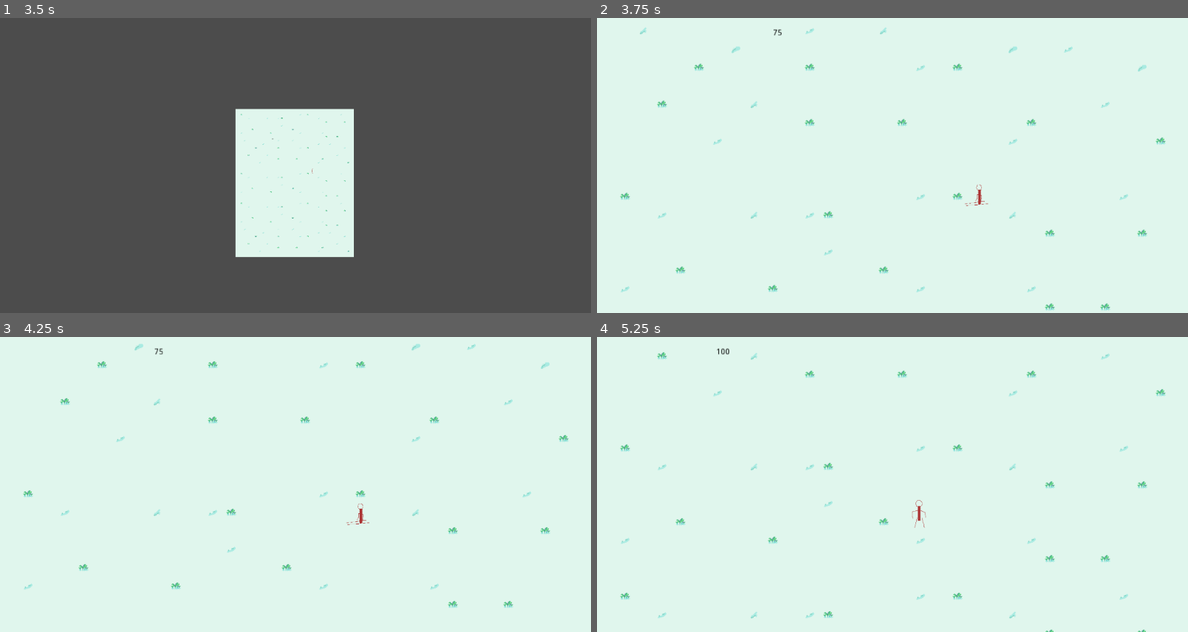
Above: before the commit, frames 1-4 (two rows, left to right).
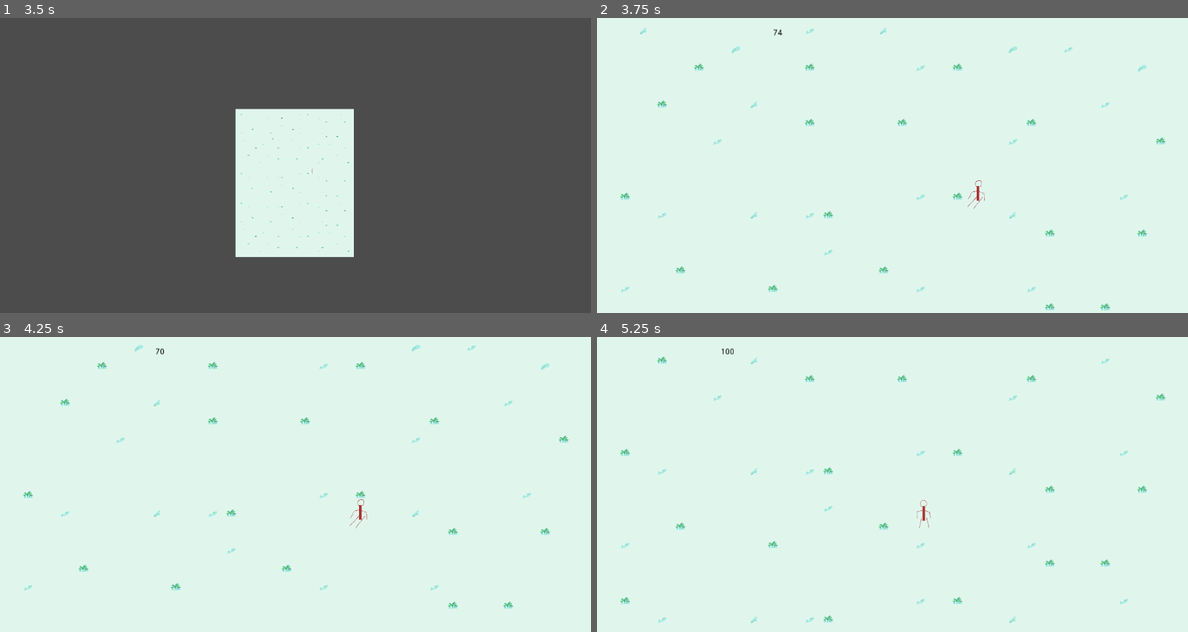
Above: after the commit, the same moments.

Repository: roycocup/ski
Game: Godot game, scene res://Scenes/World.tscn
Two runs of this game, one before a commit and one after it. Both use one fixed random seed, a clock stepped at 60 frames per second and the inputs below.
Inputs:
- Up to frame 1 (3.5 s): hold Right (ui_right) 0.53-1.28 s; hold 1 0.53-1.28 s; hold Down 1.28-2.03 s; tap 2 at 1.35, 2.85 s; tap Enter at 2 s; hold 1 2.03-2.78 s; hold Right (ui_right) from 2.03 s (still down)
- Up to frame 2 (3.75 s): tap Space at 3.5 s; release Right (ui_right) at 3.53 s; hold Left (ui_left) from 3.53 s (still down); hold 1 from 3.53 s (still down)
- Up to frame 3 (4.25 s): keep holding Left (ui_left); keep holding 1
- Up to frame 4 (5.25 s): release 1 at 4.28 s; tap 2 at 4.35 s; tap Enter at 5 s; release Left (ui_left) at 5.03 s; hold Down from 5.03 s (still down); hold 1 from 5.03 s (still down)

Frame 1 is identical in both runs. In frame 2, 0.1% of the frame differs, in the area x 30-67%, y 3-65%; in frame 3, 0.9%; in frame 4, 1.6%, in the area x 3-97%, y 3-100%.

Commit message:
more

Diff:
--- a/Scenes/Background.tscn
+++ b/Scenes/Background.tscn
@@ -2,9 +2,7 @@
 
 [ext_resource path="res://Assets/Tileset.tres" type="TileSet" id=1]
 
-[node name="Background" type="Node2D"]
-
-_sections_unfolded = [ "Visibility" ]
+[node name="Background" type="Node2D" index="0"]
 
 [node name="Snow" type="TileMap" parent="." index="0"]
 
@@ -25,4 +23,3 @@
 occluder_light_mask = 1
 format = 1
 tile_data = PoolIntArray( 0, 7, 0, 1, 7, 0, 2, 7, 0, 3, 7, 0, 4, 7, 0, 5, 7, 0, 6, 7, 0, 7, 7, 0, 8, 7, 0, 9, 7, 0, 10, …(6913 unchanged characters)…
-_sections_unfolded = [ "Cell" ]
--- a/Scenes/Player.tscn
+++ b/Scenes/Player.tscn
@@ -9,7 +9,7 @@
 custom_solver_bias = 0.0
 extents = Vector2( 15.2351, 25.8816 )
 
-[node name="Player" type="RigidBody2D" index="0"]
+[node name="Player" type="RigidBody2D"]
 
 scale = Vector2( 0.5, 0.5 )
 input_pickable = false
--- /dev/null
+++ b/Scenes/Rock.tscn
@@ -0,0 +1,37 @@
+[gd_scene load_steps=3 format=2]
+
+[ext_resource path="res://Assets/Edited/snowPatch6.png" type="Texture" id=1]
+
+[sub_resource type="RectangleShape2D" id=1]
+
+custom_solver_bias = 0.0
+extents = Vector2( 16.183, 16.2007 )
+
+[node name="Rock" type="RigidBody2D"]
+
+input_pickable = false
+collision_layer = 1
+collision_mask = 1
+mode = 0
+mass = 1.0
+friction = 1.0
+bounce = 0.0
+gravity_scale = 1.0
+custom_integrator = false
+continuous_cd = 0
+contacts_reported = 0
+contact_monitor = false
+sleeping = false
+can_sleep = true
+linear_velocity = Vector2( 0, 0 )
+linear_damp = -1.0
+angular_velocity = 0.0
+angular_damp = -1.0
+
+[node name="Sprite" type="Sprite" parent="." index="0"]
+
+texture = ExtResource( 1 )
+
+[node name="CollisionShape2D" type="CollisionShape2D" parent="." index="1"]
+
+shape = SubResource( 1 )
--- a/Scenes/SeeAllCamera.gd
+++ /dev/null
@@ -1,3 +0,0 @@
-extends Camera2D
-
-func _process(delta): pass
--- a/Scenes/World.tscn
+++ b/Scenes/World.tscn
@@ -1,14 +1,23 @@
-[gd_scene load_steps=5 format=2]
+[gd_scene load_steps=6 format=2]
 
 [ext_resource path="res://Scripts/World.gd" type="Script" id=1]
 [ext_resource path="res://Scenes/Background.tscn" type="PackedScene" id=2]
-[ext_resource path="res://Scenes/SeeAllCamera.gd" type="Script" id=3]
+[ext_resource path="res://Scenes/Rock.tscn" type="PackedScene" id=3]
 [ext_resource path="res://Scenes/Player.tscn" type="PackedScene" id=4]
+
+[sub_resource type="GDScript" id=1]
+
+script/source = "extends Camera2D
+
+func _process(delta): pass
+
+"
 
 [node name="World" type="Node2D"]
 
 script = ExtResource( 1 )
 background = ExtResource( 2 )
+rock = ExtResource( 3 )
 
 [node name="SeeAllCamera" type="Camera2D" parent="." index="0"]
 
@@ -35,11 +44,13 @@
 editor_draw_screen = true
 editor_draw_limits = false
 editor_draw_drag_margin = false
-script = ExtResource( 3 )
+script = SubResource( 1 )
 
 [node name="Backgrounds" type="Node2D" parent="." index="1"]
 
 [node name="Bck" parent="Backgrounds" index="0" instance=ExtResource( 2 )]
+
+_sections_unfolded = [ "Transform" ]
 
 [node name="Bck-bot" parent="Backgrounds" index="1" instance=ExtResource( 2 )]
 
--- a/Scripts/Player.gd
+++ b/Scripts/Player.gd
@@ -31,13 +31,15 @@
 			linear_damp = .1
 		linear_velocity = Vector2(speed * .75, speed * .75)
 		set_animate_region()
-	if Input.is_key_pressed(KEY_LEFT):
+	if Input.is_action_just_pressed("ui_left"):
 		if status == States.LEFT1:
 			status = States.LEFT2
 			region = {x=276, y=11, w=83, h=74}
+			linear_damp = .5
 		else:
 			status = States.LEFT1
 			region = {x=158, y=10, w=60, h=100}
+			linear_damp = .1
 		linear_velocity = Vector2(-speed * .75, speed * .75)
 		set_animate_region(true)
 	if Input.is_key_pressed(KEY_DOWN):
--- a/Scripts/World.gd
+++ b/Scripts/World.gd
@@ -1,6 +1,7 @@
 extends Node2D
 
 export (PackedScene) var background
+export (PackedScene) var rock
 
 var hud
 
@@ -28,7 +29,6 @@
 
 
 func _on_Player_create_new_background(player_pos):
-	print("creating new background")
 	var offset = 256
 	var bck = background.instance()
 	$Backgrounds.add_child(bck)
